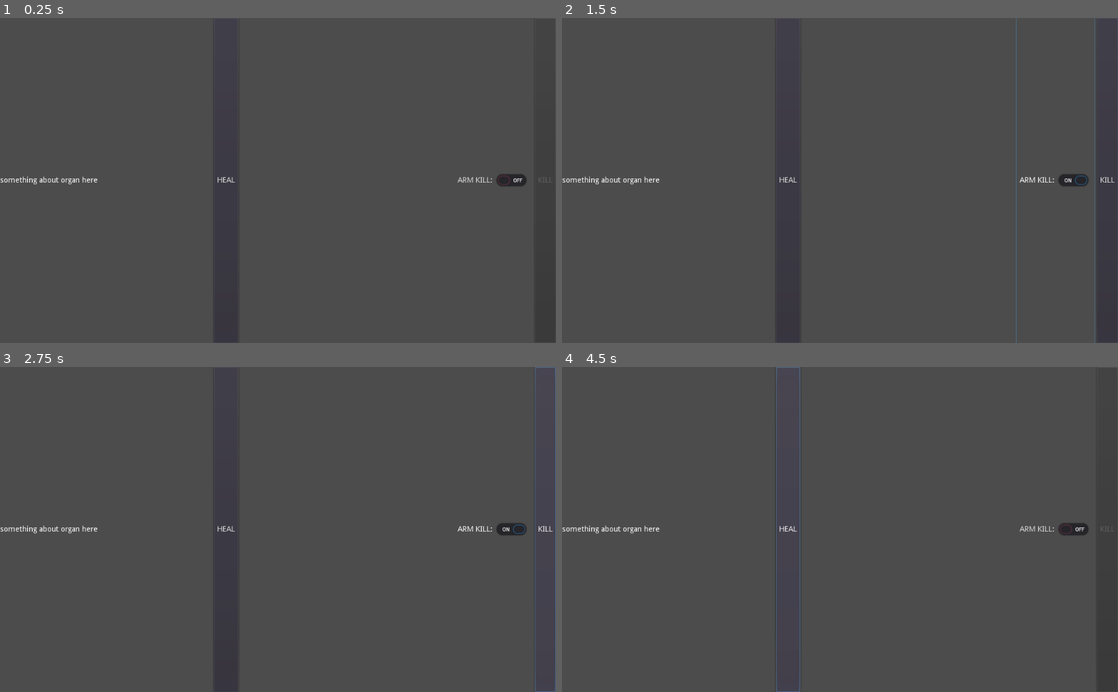
Above: before the commit, frames 1-4 (two rows, left to right).
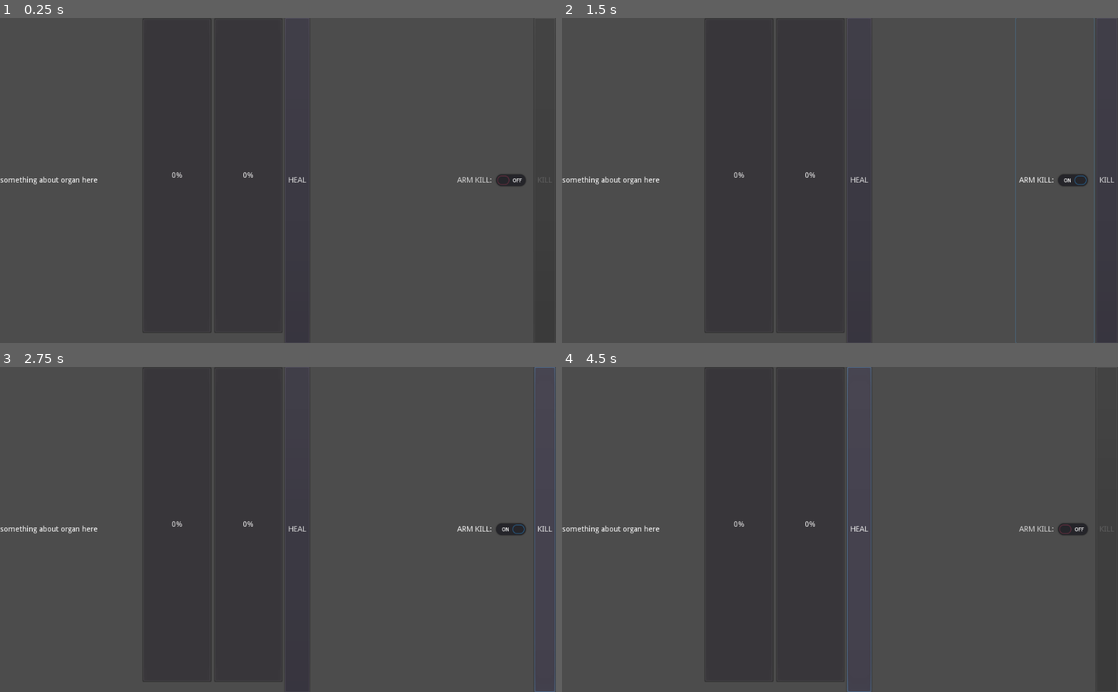
Above: after the commit, the same moments.

Repository: 20kdc/c3ds-projects
Game: Godot game, scene res://organs/organ.tscn
Two runs of this game, one before a commit and one after it. Both use one fixed random seed, a clock stepped at 60 frames per second and the inputs below. This scene is started directly instead of the project's main scene.
Inputs:
- Up to frame 1 (0.25 s): no input
- Up to frame 2 (1.5 s): click "HEAL" at 0.5 s; click "ARM KILL:" at 1.25 s
- Up to frame 3 (2.75 s): click "KILL" at 2 s
- Up to frame 4 (4.5 s): click "HEAL" at 2.75 s; click "ARM KILL:" at 3.5 s; click "HEAL" at 4.25 s

The runs differ from the first frame. In frame 1, 0.4% of the frame differs, in the area x 25-98%, y 0-97%; in frame 2, 0.7%; in frame 3, 0.7%; in frame 4, 0.9%, in the area x 25-98%, y 0-100%.

Commit message:
CMGD: breaks organ heal/kill but this is just being committed because of 🐇️

Diff:
--- a/creature-monitor-gd/lib/caos_macro_button.gd
+++ b/creature-monitor-gd/lib/caos_macro_button.gd
@@ -10,6 +10,7 @@
 func _process(_delta):
 	if req != null:
 		if req.poll():
+			print(req.result_str())
 			req = null
 
 func _run_caos(tc: String):
--- a/creature-monitor-gd/organs/organ.gd
+++ b/creature-monitor-gd/organs/organ.gd
@@ -7,12 +7,50 @@
 
 func _ready():
 	kill_btn.prefix_targ_creature = true
-	kill_btn.caos = "injr " + str(organ_id) + " 5000000000"
+	kill_btn.caos = _gen_caos(0)
 	heal_btn.prefix_targ_creature = true
-	heal_btn.caos = "injr " + str(organ_id) + " -5000000000"
+	heal_btn.caos = _gen_caos(1000000)
 
 func _on_Label2_toggled(button_pressed):
 	kill_btn.disabled = not button_pressed
 
-func update_status(lf: float):
-	$Label.text = "Organ " + str(organ_id) + " " + str(lf)
+func update_status(ilf: float, slf: float, llf: float, rcp: int, emi: int, rea: int):
+	var status = ""
+	if llf < 0.5:
+		status = " FAILED"
+	var stats = "Rcp " + str(rcp) + ", Emi " + str(emi) + ", Rea " + str(rea)
+	$Label.text = "Organ " + str(organ_id) + status + "\n" + stats
+	$lf/pslf.value = slf / ilf
+	$lf/pllf.value = llf / ilf
+	$lf/lslf.text = str(slf)
+	$lf/lllf.text = str(llf)
+
+func _gen_caos(target: float) -> String:
+	var restore_chems = """
+	sets va02 caos 1 1 0 0 va01 1 0 va02
+	"""
+	return """
+	setv va00 0
+	sets va01 ""
+	reps 256
+		adds va01 "chem "
+		adds va01 vtos va00
+		adds va01 " -1 "
+		adds va01 "chem "
+		adds va01 vtos va00
+		adds va01 " "
+		adds va01 vtos chem va00
+		adds va01 " "
+		addv va00 1
+	repe
+
+	reps 8192
+		""" + restore_chems + """
+		chem 34 1
+		setv va03 orgf """ + str(organ_id) + """ 5
+		subv va03 """ + str(target) + """
+		injr """ + str(organ_id) + """ va03
+		step 4
+	repe
+	""" + restore_chems + """
+	"""
--- a/creature-monitor-gd/organs/organ.tscn
+++ b/creature-monitor-gd/organs/organ.tscn
@@ -10,33 +10,67 @@
 
 [node name="Label" type="Label" parent="."]
 margin_top = 293.0
-margin_right = 390.0
+margin_right = 258.0
 margin_bottom = 307.0
 size_flags_horizontal = 3
 text = "something about organ here"
 
+[node name="lf" type="GridContainer" parent="."]
+margin_left = 262.0
+margin_right = 521.0
+margin_bottom = 600.0
+size_flags_horizontal = 3
+size_flags_vertical = 3
+columns = 2
+
+[node name="pslf" type="ProgressBar" parent="lf"]
+margin_right = 128.0
+margin_bottom = 582.0
+size_flags_horizontal = 3
+size_flags_vertical = 3
+max_value = 1.0
+
+[node name="pllf" type="ProgressBar" parent="lf"]
+margin_left = 132.0
+margin_right = 259.0
+margin_bottom = 582.0
+size_flags_horizontal = 3
+size_flags_vertical = 3
+max_value = 1.0
+
+[node name="lslf" type="Label" parent="lf"]
+margin_top = 586.0
+margin_right = 128.0
+margin_bottom = 600.0
+
+[node name="lllf" type="Label" parent="lf"]
+margin_left = 132.0
+margin_top = 586.0
+margin_right = 259.0
+margin_bottom = 600.0
+
 [node name="heal" type="Button" parent="."]
-margin_left = 394.0
-margin_right = 439.0
+margin_left = 525.0
+margin_right = 570.0
 margin_bottom = 600.0
 text = "HEAL"
 script = ExtResource( 2 )
 
 [node name="Control" type="Control" parent="."]
-margin_left = 443.0
-margin_right = 833.0
+margin_left = 574.0
+margin_right = 832.0
 margin_bottom = 600.0
 size_flags_horizontal = 3
 
 [node name="Label2" type="CheckButton" parent="."]
-margin_left = 837.0
-margin_right = 981.0
+margin_left = 836.0
+margin_right = 980.0
 margin_bottom = 600.0
 text = "ARM KILL:"
 
 [node name="kill" type="Button" parent="."]
-margin_left = 985.0
-margin_right = 1024.0
+margin_left = 984.0
+margin_right = 1023.0
 margin_bottom = 600.0
 disabled = true
 text = "KILL"
--- a/creature-monitor-gd/organs/organs.gd
+++ b/creature-monitor-gd/organs/organs.gd
@@ -23,7 +23,17 @@
 		outv orgn outs "\\n"
 		setv va00 0
 		reps orgn
-			outv orgf va00 1
+			outv orgf va00 4
+			outs "\\n"
+			outv orgf va00 5
+			outs "\\n"
+			outv orgf va00 6
+			outs "\\n"
+			outv orgi va00 0
+			outs "\\n"
+			outv orgi va00 1
+			outs "\\n"
+			outv orgi va00 2
 			outs "\\n"
 			addv va00 1
 		repe
@@ -55,7 +65,17 @@
 					organ_controls.push_back(ctrl)
 				# continue
 				for idx in range(orgn):
-					var lf = float(res[ptr])
+					var ilf = float(res[ptr])
 					ptr += 1
-					organ_controls[idx].update_status(lf)
+					var slf = float(res[ptr])
+					ptr += 1
+					var llf = float(res[ptr])
+					ptr += 1
+					var rcp = int(res[ptr])
+					ptr += 1
+					var emi = int(res[ptr])
+					ptr += 1
+					var rea = int(res[ptr])
+					ptr += 1
+					organ_controls[idx].update_status(ilf, slf, llf, rcp, emi, rea)
 			req = null
--- a/creature-monitor-gd/organs/organs.tscn
+++ b/creature-monitor-gd/organs/organs.tscn
@@ -37,6 +37,7 @@
 margin_top = 26.0
 margin_right = 871.0
 margin_bottom = 311.0
+size_flags_vertical = 1
 
 [node name="ScrollContainer" type="ScrollContainer" parent="VBoxContainer2"]
 margin_top = 26.0
